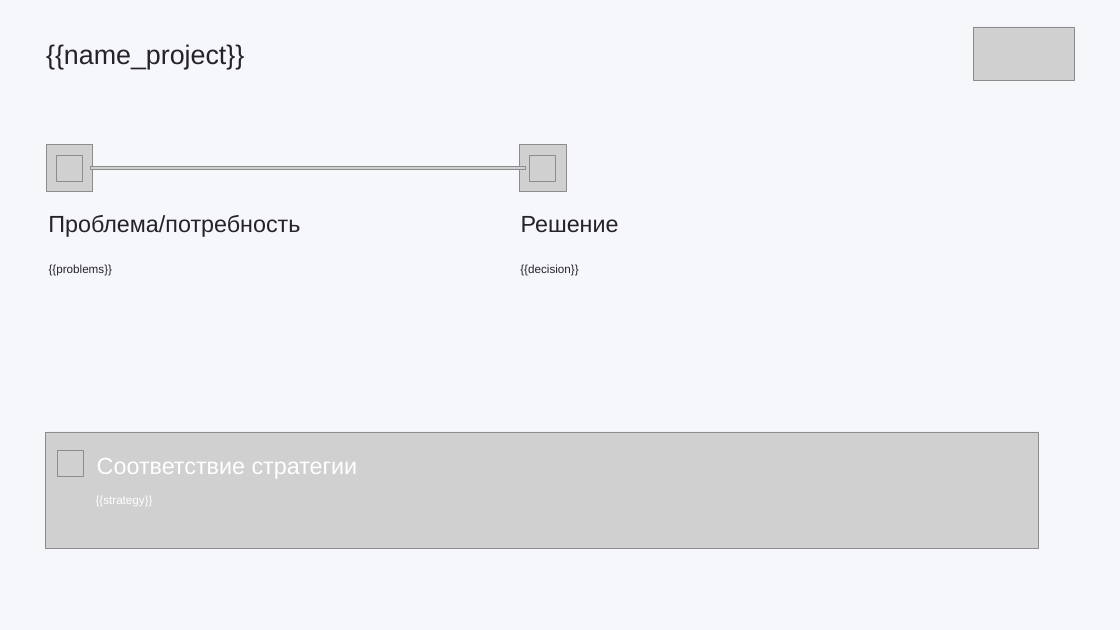
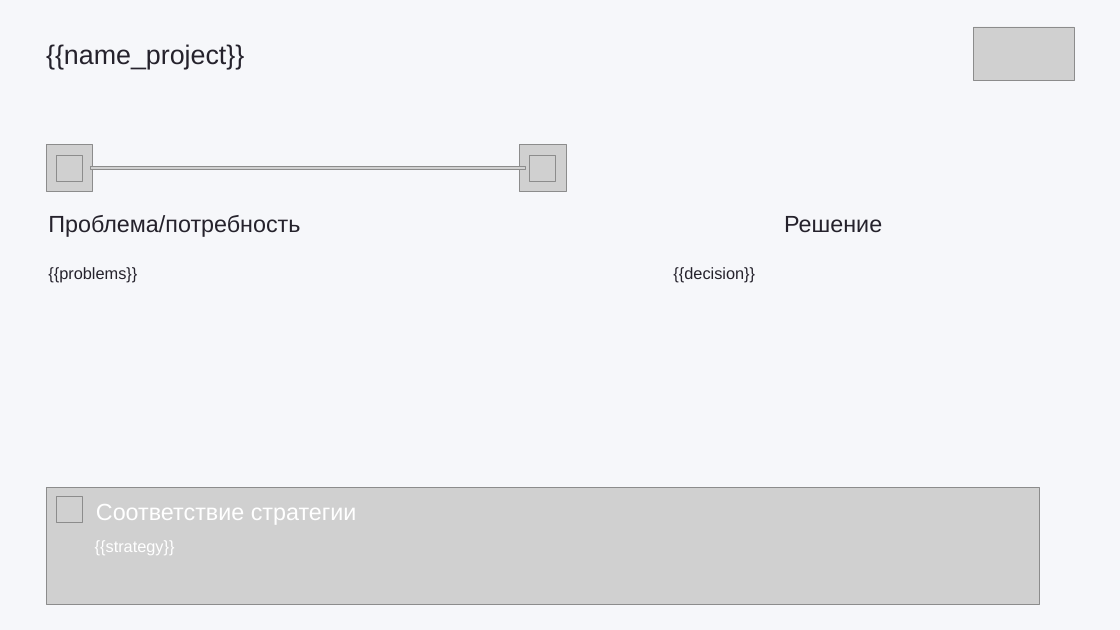
Before and after one commit to valerrkaaa/Hack_GoCodeHackMSK_2022, a slide deck: slide 3 of PowerPoint/pptx_template.pptx. Drawn at 1120x630 pixels with LibreOffice and Linux fonts; fonts in the diff are those of the drawing; grey boxes stand for pictures; background and template pictures are left out. Boxes give left, top, right and bottom in pixels: in the first picture for what was removed or moved away, otherwise in the second. Text is boxed around its words. In the diff, an @@ line names an element or a change of style, - is before the commit and + after.

```diff
--- a/PowerPoint/pptx_template.pptx
+++ b/PowerPoint/pptx_template.pptx
@@ text "Решение": place and size @@
-text "Решение" at (521, 216, 619, 233)
+text "Решение" at (784, 216, 882, 233)
@@ size 20 to 28 pt in 3 elements at (95, 541, 175, 555), (48, 267, 137, 282), (673, 267, 755, 282) @@
@@ text "{{decision}}": place and size @@
-text "{{decision}}" at (520, 264, 578, 276)
+text "{{decision}}" at (673, 267, 755, 282)
@@ picture: place and size @@
-picture at (45, 432, 1038, 548)
+picture at (46, 487, 1039, 604)
@@ picture: place and size @@
-picture at (57, 450, 83, 476)
+picture at (56, 496, 82, 522)
@@ text "Соответствие стратегии": place and size @@
-text "Соответствие стратегии" at (97, 458, 358, 478)
+text "Соответствие стратегии" at (96, 504, 357, 524)
@@ text "{{strategy}}": place and size @@
-text "{{strategy}}" at (96, 496, 153, 506)
+text "{{strategy}}" at (95, 541, 175, 555)
```
Also in this commit, not shown: 5 other slides changed, 6 other files.
